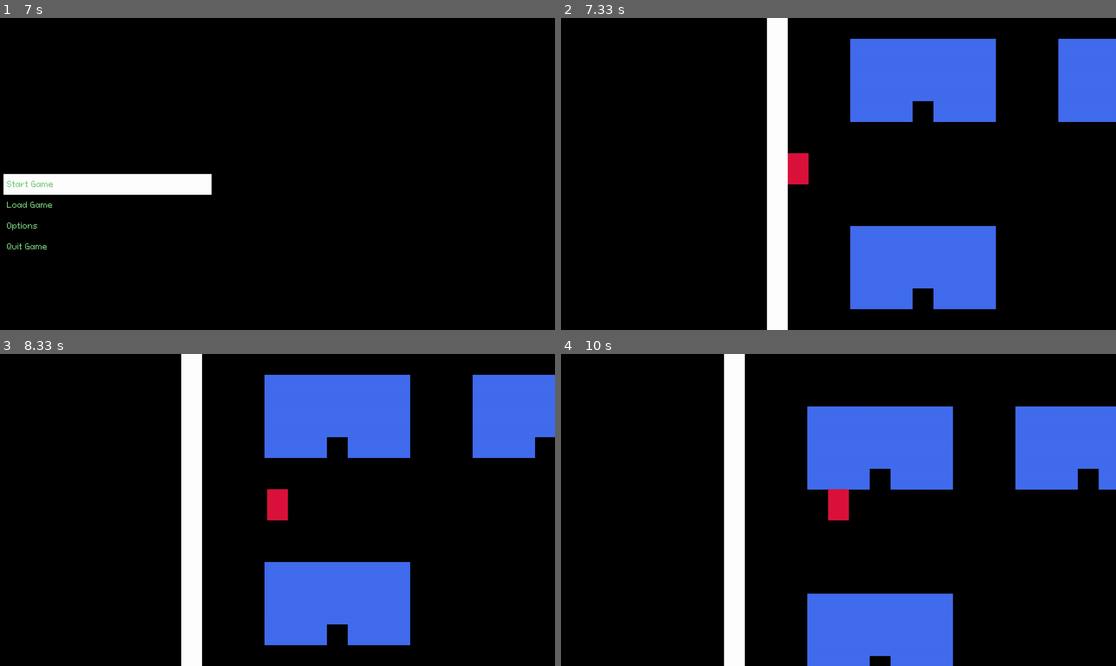
Above: before the commit, frames 1-4 (two rows, left to right).
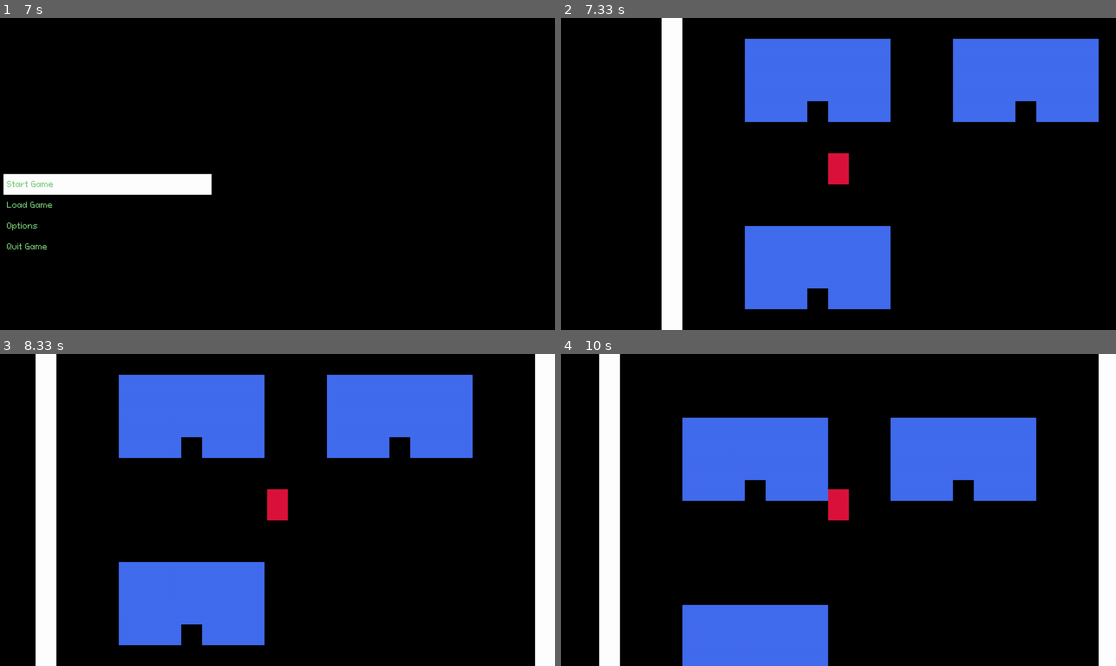
Above: after the commit, the same moments.

Repository: kritserv/rpg-maker-style-top-down-game-template
Game: pygame game, started from main.py
Same seed, same stepped clock (60 frames per second), same inputs: the game is played once before the commit and once after it.
Inputs:
- Up to frame 1 (7 s): tap Enter at 0.33, 6.83 s; hold F11 0.67-1.2 s; hold Left 0.67-1.2 s; hold F3 1.23-1.77 s; hold Left 1.23-1.77 s; tap Z at 1.8 s; tap Esc at 2.13 s; hold F3 2.47-3 s; hold Left 2.47-3 s; hold Down 3.6-4.07 s; tap F11 at 4.1 s; tap F3 at 4.43 s; hold Up 5.27-5.73 s; hold Right 5.77-6.4 s; hold Down 6.43-6.8 s
- Up to frame 2 (7.33 s): tap Z at 7.17 s
- Up to frame 3 (8.33 s): hold Right from 8 s (still down)
- Up to frame 4 (10 s): release Right at 8.47 s; hold Up 8.5-8.8 s; hold Right 8.83-9.3 s; hold Left 9.33-9.87 s; hold Down from 9.9 s (still down)

Frame 1 is identical in both runs. In frame 2, 27% of the frame differs, in the area x 18-100%, y 0-100%; in frame 3, 40%, in the area x 6-100%, y 0-100%; in frame 4, 34%.

Commit message:
add check pygame event type function to pygame_event_checker.py

Diff:
--- a/main.py
+++ b/main.py
@@ -56,8 +56,6 @@
 		event_dict, player, scene_manager
 		)
 
-	event.trigger(start_event["effect"])
-
 	title_screen_menu = Menu(Cursor(screen))
 	title_screen_menu.buttons = [
 		"Start Game", "Load Game", "Options", "Quit Game"
@@ -121,6 +119,7 @@
 
 			selected = title_screen_menu.update(dt, key, interact)
 			if selected == "Start Game":
+				event.trigger(start_event["effect"])
 				game_state = "main_game"
 			elif selected == "Load Game":
 				# game_state = "load_game_menu"
--- a/src/func/pygame_event_checker.py
+++ b/src/func/pygame_event_checker.py
@@ -1,37 +1,33 @@
 import pygame as pg
 
-def check_quit_game(event):
+def check_quit_game(event, quit, keydown):
 	run = True
-	if event.type == pg.QUIT:
+	if quit:
 		run = False
-	elif event.type == pg.KEYDOWN:
-		if event.key == pg.K_q and pg.key.get_mods() & pg.KMOD_CTRL:
+	if keydown:
+		if event.key == pg.K_q and pg.key.get_mods() & pg.KMOD_CTRL: # Ctrl + Q
 			run = False
 		elif event.key == pg.K_F4 and pg.key.get_mods() & pg.KMOD_ALT:  # Alt + F4
 			run = False
-	else:
-		pass
 
 	return run
 
 def check_debug_mode(event, debug):
-	if event.type == pg.KEYDOWN:
-		if event.key == pg.K_F3:
-			debug = not debug
+	if event.key == pg.K_F3:
+		debug = not debug
 
 	return debug
 
-def check_window_resize(event, new_size):
-	if event.type == pg.VIDEORESIZE:
-		new_size = event.dict['size']
+def check_window_resize(event, new_size, resize):
+	if resize:
+		new_size = event.dict["size"]
 
 	return new_size
 
 def check_full_screen_toggle(event):
 	full_screen_toggle = False
-	if event.type == pg.KEYDOWN:
-		if event.key == pg.K_F11:
-			full_screen_toggle = True
+	if event.key == pg.K_F11:
+		full_screen_toggle = True
 
 	return full_screen_toggle
 
@@ -39,22 +35,33 @@
 
 def check_pause_toggle(event):
 	pause_toggle = False
-	if event.type == pg.KEYDOWN:
-		if event.key == pg.K_ESCAPE:
-			pause_toggle = True
+	if event.key == pg.K_ESCAPE:
+		pause_toggle = True
 
 	return pause_toggle
 
-def check_interact(event):
+def check_interact(event, keydown, keyup):
 	interact = False
-	if event.type == pg.KEYDOWN:
+	if keydown:
 		if event.key == pg.K_RETURN:
 			interact = True
-	elif event.type == pg.KEYUP:
+	elif keyup:
 		if event.key == pg.K_z:
 			interact = True
 
 	return interact
+
+def check_type(event):
+	keydown, keyup, quit, resize = False, False, False, False
+	if event.type == pg.KEYDOWN:
+		keydown = True
+	elif event.type == pg.KEYUP:
+		keyup = True
+	elif event.type == pg.QUIT:
+		quit = True
+	elif event.type == pg.VIDEORESIZE:
+		resize = True
+	return keydown, keyup, quit, resize
 
 def check_pygame_event(all_event, new_size, debug):
 	run = True
@@ -62,12 +69,18 @@
 	pause_toggle = False
 	interact = False
 	for event in all_event:
-		run = check_quit_game(event)
-		new_size = check_window_resize(event, new_size)
-		debug = check_debug_mode(event, debug)
-		pause_toggle = check_pause_toggle(event)
-		full_screen_toggle = check_full_screen_toggle(event)
-		interact = check_interact(event)
+
+		keydown, keyup, quit, resize = check_type(event)
+
+		new_size = check_window_resize(event, new_size, resize)
+		run = check_quit_game(event, quit, keydown)
+		interact = check_interact(event, keydown, keyup)
+
+		if keydown:
+			debug = check_debug_mode(event, debug)
+			pause_toggle = check_pause_toggle(event)
+			full_screen_toggle = check_full_screen_toggle(event)
+
 		if full_screen_toggle:
 			new_size = full_screen_size
 
